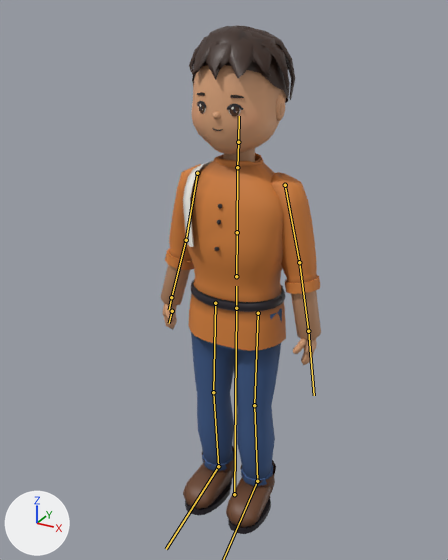
The glTF model public/models/villager-man.glb: old version first, new version second.
One viewpoint serves both versions: a 50 mm camera at (0.885, -1.699, 1.767) aimed at (-0.009, -0.073, 0.954). Arrows for +X, +Y and +Z are at lower left; the lights stay in place. The older version comes first. The bones that bend it are drawn over the model as lines.

In view in the first picture: 'villager-man'.
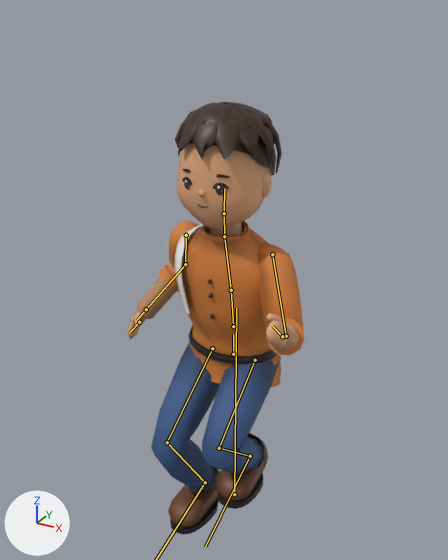
The newer file adds an action. The first version stands in its rest pose; the second is drawn at frame 9 of the action 'Run'.

Location of each change, [x1, y1, x2, y2] in pixels of the pictures (448 x 560 px):
```json
{"object": "villager-man", "change": "posed", "before": [161, 26, 321, 534], "after": [127, 102, 305, 535], "on screen": "11% wider, 15% shorter"}
{"bone": "hips", "before": "(236, 308) to (236, 286)", "after": "(233, 354) to (233, 334)"}
{"bone": "spine", "before": "(236, 276) to (237, 232)", "after": "(233, 326) to (231, 290)"}
{"bone": "chest", "before": "(237, 232) to (237, 167)", "after": "(231, 290) to (224, 236)"}
{"bone": "neck", "before": "(237, 167) to (238, 142)", "after": "(224, 236) to (224, 213)"}
{"bone": "head", "before": "(238, 142) to (239, 116)", "after": "(224, 213) to (224, 188)"}
{"bone": "upperarm_L", "before": "(285, 185) to (299, 262)", "after": "(272, 254) to (286, 336)"}
{"bone": "forearm_L", "before": "(299, 262) to (308, 331)", "after": "(286, 336) to (282, 336)"}
{"bone": "hand_L", "before": "(308, 331) to (314, 395)", "after": "(282, 336) to (272, 326)"}
{"bone": "upperarm_R", "before": "(197, 173) to (186, 240)", "after": "(186, 235) to (185, 264)"}
{"bone": "forearm_R", "before": "(186, 240) to (171, 297)", "after": "(185, 264) to (146, 309)"}
{"bone": "hand_R", "before": "(171, 297) to (169, 310)", "after": "(146, 309) to (137, 320)"}
{"bone": "thigh_L", "before": "(258, 313) to (254, 405)", "after": "(255, 360) to (219, 448)"}
{"bone": "shin_L", "before": "(254, 405) to (257, 481)", "after": "(219, 448) to (250, 456)"}
{"bone": "thigh_R", "before": "(215, 303) to (213, 392)", "after": "(212, 348) to (167, 442)"}
{"bone": "shin_R", "before": "(213, 392) to (218, 466)", "after": "(167, 442) to (205, 482)"}
```

Scene script edits in JSON lines:
```json
{"block": "bone_hips", "where": "bone_hips = bpy.data.objects['Villager'].pose.bones['hips']  # child of 'root'"}
{"op": "set", "path": "bone_hips.location", "old": "(0.0, 0.0, 0.0)", "new": "(-0.01, -0.185, 0.0)"}
{"op": "set", "path": "bone_hips.rotation_quaternion", "old": "(1.0, 0.0, 0.0, 0.0)", "new": "(0.998, 0.042, 0.035, -0.021)", "note": "degrees (0, 0, 0) -> degrees (5, 4, -2)"}
{"block": "bone_spine", "where": "bone_spine = bpy.data.objects['Villager'].pose.bones['spine']  # child of 'hips'"}
{"op": "set", "path": "bone_spine.rotation_quaternion", "old": "(1.0, 0.0, 0.0, 0.0)", "new": "(0.998, 0.056, -0.018, 0.01)", "note": "degrees (0, 0, 0) -> degrees (6, -2, 1)"}
{"block": "bone_chest", "where": "bone_chest = bpy.data.objects['Villager'].pose.bones['chest']  # child of 'spine'"}
{"op": "set", "path": "bone_chest.rotation_quaternion", "old": "(1.0, 0.0, 0.0, 0.0)", "new": "(0.999, 0.037, -0.018, 0.001)", "note": "degrees (0, 0, 0) -> degrees (4, -2, 0)"}
{"block": "bone_neck", "where": "bone_neck = bpy.data.objects['Villager'].pose.bones['neck']  # child of 'chest'"}
{"op": "set", "path": "bone_neck.rotation_quaternion", "old": "(1.0, 0.0, 0.0, 0.0)", "new": "(0.999, -0.049, 0.009, 0.001)", "note": "degrees (0, 0, 0) -> degrees (-6, 1, 0)"}
{"block": "bone_head", "where": "bone_head = bpy.data.objects['Villager'].pose.bones['head']  # child of 'neck'"}
{"op": "set", "path": "bone_head.rotation_quaternion", "old": "(1.0, 0.0, 0.0, 0.0)", "new": "(0.996, -0.086, 0.003, 0.0)", "note": "degrees (0, 0, 0) -> degrees (-10, 0, 0)"}
{"block": "bone_upperarm_l", "where": "bone_upperarm_l = bpy.data.objects['Villager'].pose.bones['upperarm_L']  # child of 'chest'"}
{"op": "set", "path": "bone_upperarm_l.rotation_quaternion", "old": "(1.0, 0.0, 0.0, 0.0)", "new": "(0.955, -0.255, -0.042, -0.143)", "note": "degrees (0, 0, 0) -> degrees (-29, -9, -15)"}
{"block": "bone_forearm_l", "where": "bone_forearm_l = bpy.data.objects['Villager'].pose.bones['forearm_L']  # child of 'upperarm_L'"}
{"op": "set", "path": "bone_forearm_l.rotation_quaternion", "old": "(1.0, 0.0, 0.0, 0.0)", "new": "(0.684, -0.651, -0.22, -0.246)", "note": "degrees (0, 0, 0) -> degrees (-86, -38, -4)"}
{"block": "bone_hand_l", "where": "bone_hand_l = bpy.data.objects['Villager'].pose.bones['hand_L']  # child of 'forearm_L'"}
{"op": "set", "path": "bone_hand_l.rotation_quaternion", "old": "(1.0, 0.0, 0.0, 0.0)", "new": "(0.998, -0.068, -0.012, -0.012)", "note": "degrees (0, 0, 0) -> degrees (-8, -1, -1)"}
{"block": "bone_upperarm_r", "where": "bone_upperarm_r = bpy.data.objects['Villager'].pose.bones['upperarm_R']  # child of 'chest'"}
{"op": "set", "path": "bone_upperarm_r.rotation_quaternion", "old": "(1.0, 0.0, 0.0, 0.0)", "new": "(-0.979, -0.195, 0.022, -0.044)", "note": "degrees (0, 0, 0) -> degrees (22, -3, 4)"}
{"block": "bone_forearm_r", "where": "bone_forearm_r = bpy.data.objects['Villager'].pose.bones['forearm_R']  # child of 'upperarm_R'"}
{"op": "set", "path": "bone_forearm_r.rotation_quaternion", "old": "(1.0, 0.0, 0.0, 0.0)", "new": "(0.877, -0.416, 0.18, 0.162)", "note": "degrees (0, 0, 0) -> degrees (-49, 27, 9)"}
{"block": "bone_hand_r", "where": "bone_hand_r = bpy.data.objects['Villager'].pose.bones['hand_R']  # child of 'forearm_R'"}
{"op": "set", "path": "bone_hand_r.rotation_quaternion", "old": "(1.0, 0.0, 0.0, 0.0)", "new": "(0.998, -0.068, 0.012, 0.012)", "note": "degrees (0, 0, 0) -> degrees (-8, 1, 1)"}
{"block": "bone_thigh_l", "where": "bone_thigh_l = bpy.data.objects['Villager'].pose.bones['thigh_L']  # child of 'hips'"}
{"op": "set", "path": "bone_thigh_l.rotation_quaternion", "old": "(1.0, 0.0, 0.0, 0.0)", "new": "(0.807, -0.588, -0.005, -0.04)", "note": "degrees (0, 0, 0) -> degrees (-72, -3, -3)"}
{"block": "bone_shin_l", "where": "bone_shin_l = bpy.data.objects['Villager'].pose.bones['shin_L']  # child of 'thigh_L'"}
{"op": "set", "path": "bone_shin_l.rotation_quaternion", "old": "(1.0, 0.0, 0.0, 0.0)", "new": "(0.569, 0.821, 0.0, 0.005)", "note": "degrees (0, 0, 0) -> degrees (111, 0, 0)"}
{"block": "bone_foot_l", "where": "bone_foot_l = bpy.data.objects['Villager'].pose.bones['foot_L']  # child of 'shin_L'"}
{"op": "set", "path": "bone_foot_l.rotation_quaternion", "old": "(1.0, 0.0, 0.0, 0.0)", "new": "(0.91, -0.399, 0.011, -0.074)", "note": "degrees (0, 0, 0) -> degrees (-47, -2, -8)"}
{"block": "bone_thigh_r", "where": "bone_thigh_r = bpy.data.objects['Villager'].pose.bones['thigh_R']  # child of 'hips'"}
{"op": "set", "path": "bone_thigh_r.rotation_quaternion", "old": "(1.0, 0.0, 0.0, 0.0)", "new": "(0.896, -0.429, 0.101, 0.008)", "note": "degrees (0, 0, 0) -> degrees (-52, 11, -4)"}
{"block": "bone_shin_r", "where": "bone_shin_r = bpy.data.objects['Villager'].pose.bones['shin_R']  # child of 'thigh_R'"}
{"op": "set", "path": "bone_shin_r.rotation_quaternion", "old": "(1.0, 0.0, 0.0, 0.0)", "new": "(0.804, 0.595, 0.0, -0.004)", "note": "degrees (0, 0, 0) -> degrees (73, 0, 0)"}
{"block": "bone_foot_r", "where": "bone_foot_r = bpy.data.objects['Villager'].pose.bones['foot_R']  # child of 'shin_R'"}
{"op": "set", "path": "bone_foot_r.rotation_quaternion", "old": "(1.0, 0.0, 0.0, 0.0)", "new": "(0.97, -0.233, -0.033, 0.032)", "note": "degrees (0, 0, 0) -> degrees (-27, -3, 4)"}
```
